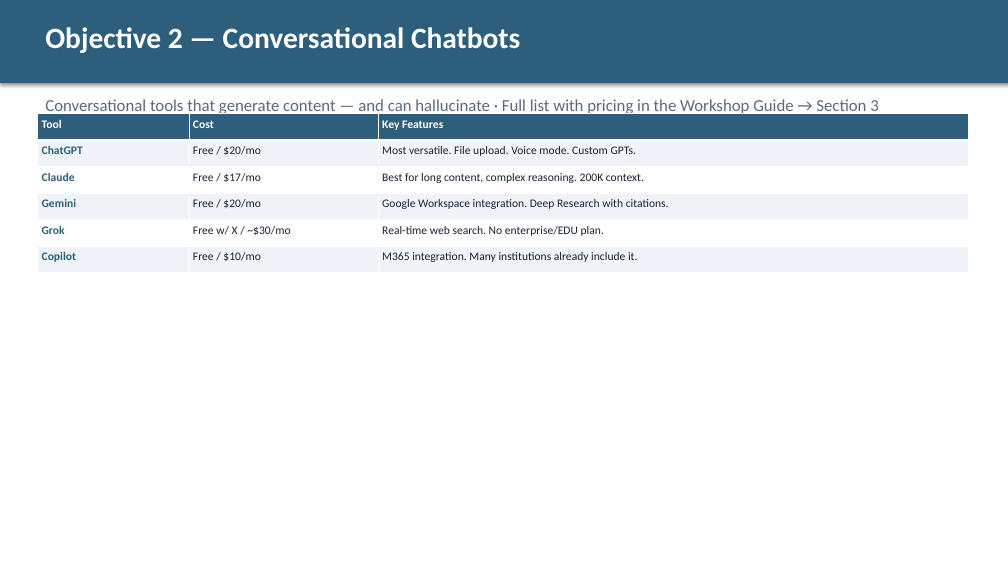
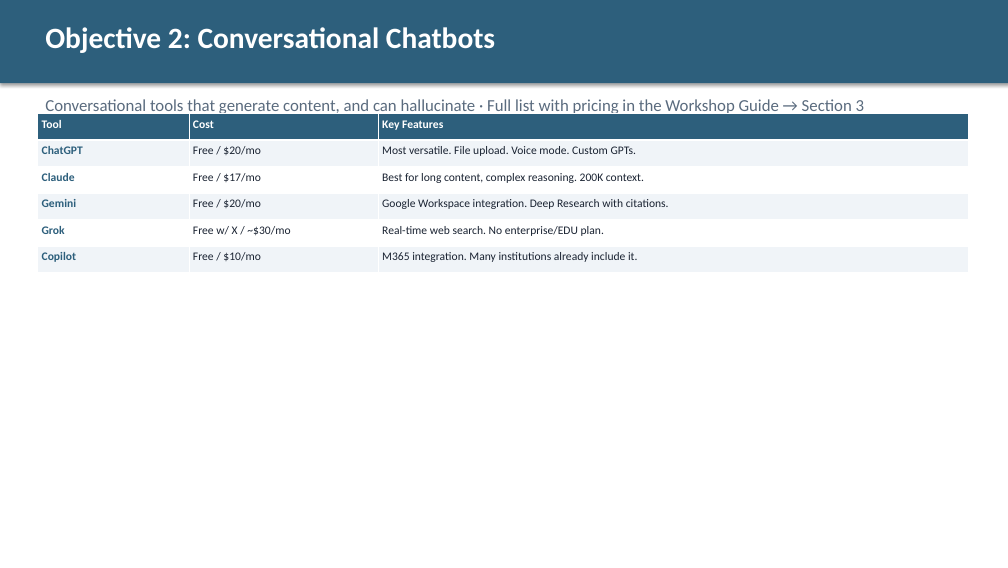
Before and after one commit to diana-brewer/digital-learning-unlocked, a slide deck: slide 8 of Digital Learning Unlocked - Slide Deck.pptx (slide 9 before the commit). Drawn at 1008x568 pixels with LibreOffice and Linux fonts; fonts in the diff are those of the drawing. Boxes give left, top, right and bottom in pixels: in the first picture for what was removed or moved away, otherwise in the second. Text is boxed around its words. In the diff, an @@ line names an element or a change of style, - is before the commit and + after.

```diff
--- a/Digital Learning Unlocked - Slide Deck.pptx
+++ b/Digital Learning Unlocked - Slide Deck.pptx
@@ text at bbox=[45, 27, 495, 53]: text changed @@
-Objective 2 — Conversational Chatbots
+Objective 2: Conversational Chatbots
@@ text at bbox=[45, 99, 865, 116]: text changed @@
-Conversational tools that generate content — and can hallucinate · Full list with pricing in the Workshop Guide → Section 3
+Conversational tools that generate content, and can hallucinate · Full list with pricing in the Workshop Guide → Section 3
```
Also in this commit, not shown: 17 other slides changed, 1 slide added, 4 slides removed, 3 other files.
